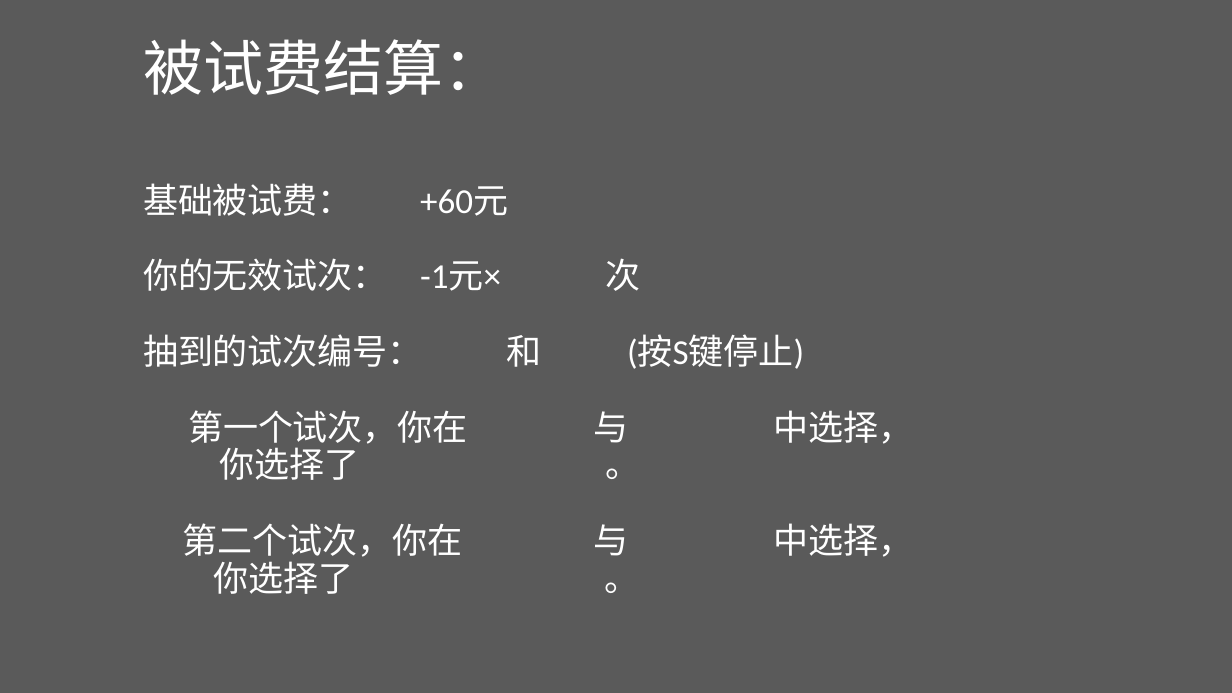
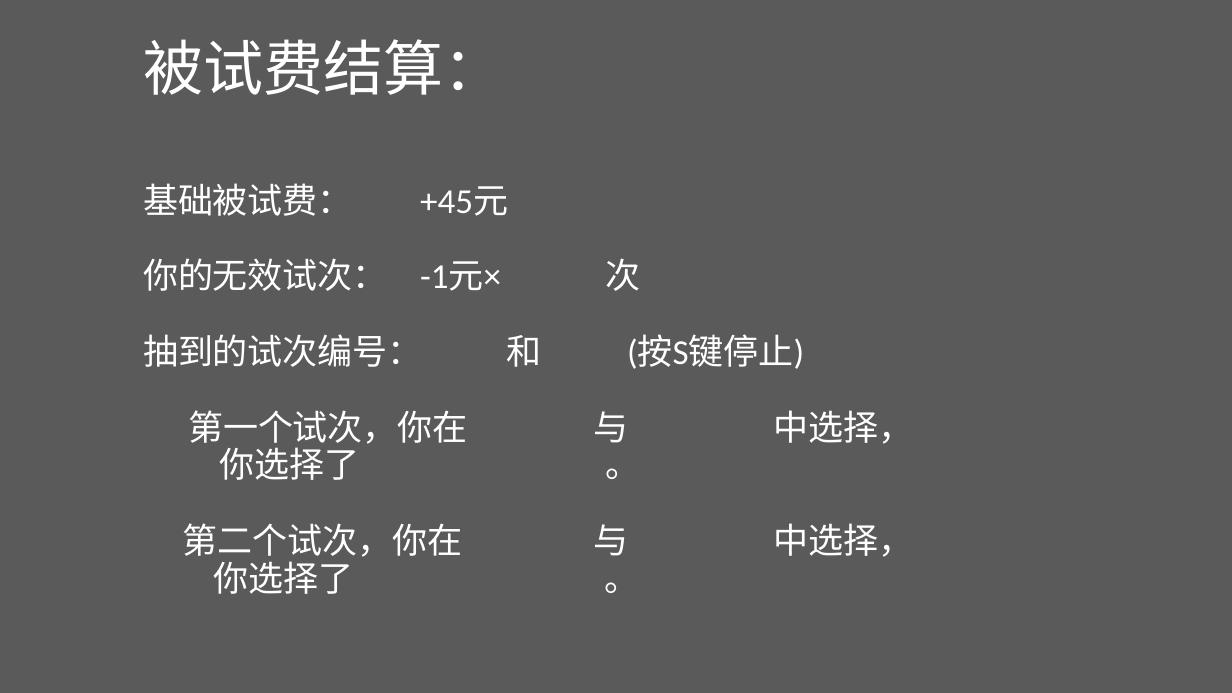
Before and after one commit to NieSz/poor-neuroeco-exp, a slide deck: slide 12 of exp/instruction/instruction_gr.pptx. Drawn at 1232x693 pixels with LibreOffice and Linux fonts; fonts in the diff are those of the drawing. Boxes give left, top, right and bottom in pixels: in the first picture for what was removed or moved away, otherwise in the second. Text is boxed around its words. In the diff, an @@ line names an element or a change of style, - is before the commit and + after.

```diff
--- a/exp/instruction/instruction_gr.pptx
+++ b/exp/instruction/instruction_gr.pptx
@@ text at box(143, 183, 508, 216): text changed @@
-基础被试费： +60元
+基础被试费： +45元
```
Also in this commit, not shown: 2 other slides changed, 12 other files.
